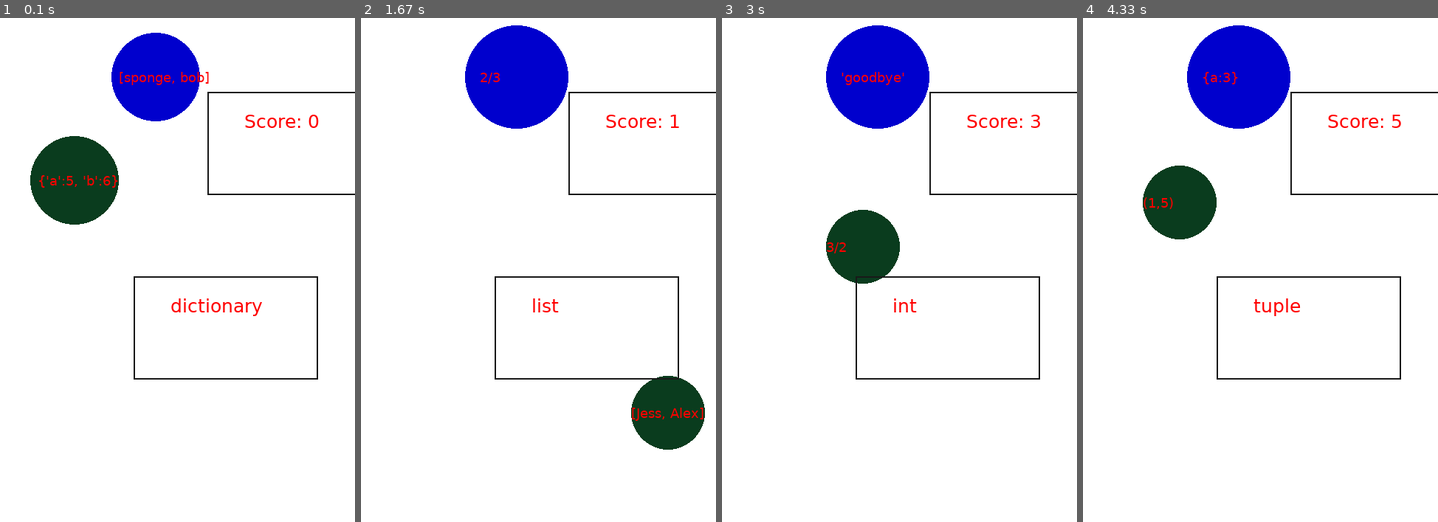
Above: before the commit, frames 1-4 (left to right).
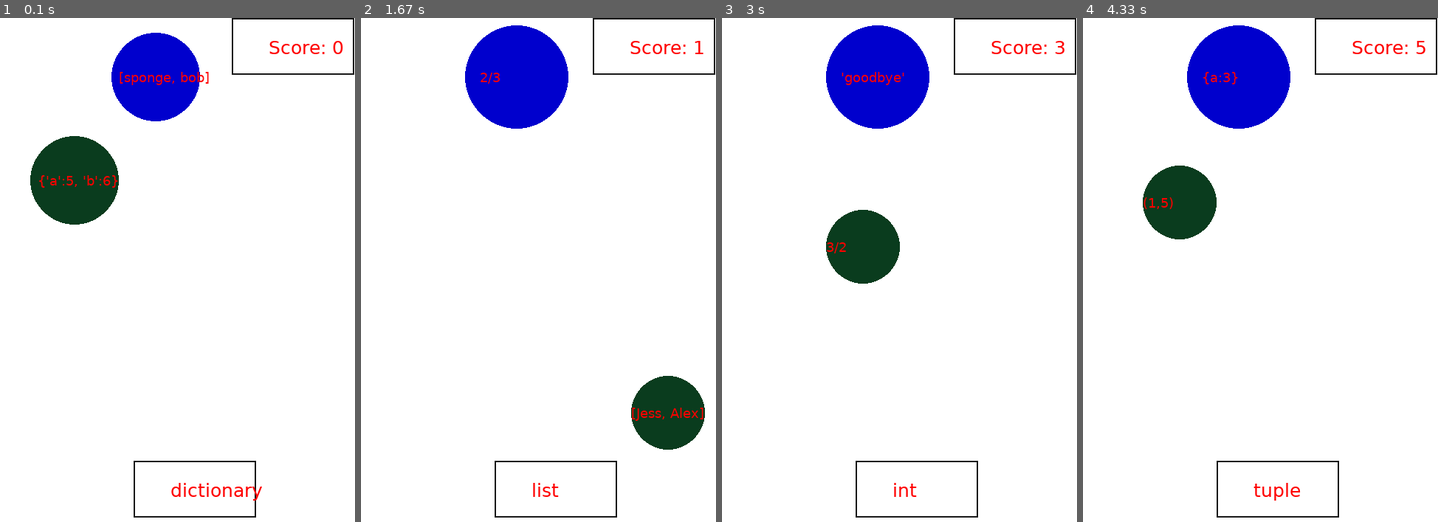
Above: after the commit, the same moments.

Repository: lagrassa/pyventure
Game: pygame game, started from LearnPython/data_types.py
Same seed, same stepped clock (60 frames per second), same inputs: the game is played once before the commit and once after it. The source is Python 2; it was converted automatically to run under Python 3.
Inputs (mouse positions are in pixels of both pictures, inside the frame that each line leads up to):
- Up to frame 1 (0.1 s): no input
- Up to frame 2 (1.67 s): click (531, 275) at 0.38 s; click (442, 280) at 0.72 s; click (574, 320) at 1.05 s
- Up to frame 3 (3 s): click "[Jess, Alex]" at 1.88 s; click (988, 355) at 2.22 s
- Up to frame 4 (4.33 s): click (1136, 209) at 3.38 s; click "'Hello'" at 4.22 s

The runs differ from the first frame. In frame 1, 2.3% of the frame differs, in the area x 37-100%, y 0-100%; in frame 2, 1.9%; in frame 3, 1.9%; in frame 4, 2.0%.

Commit message:
made the game look nicer

Diff:
--- a/LearnPython/data_types.py
+++ b/LearnPython/data_types.py
@@ -76,7 +76,7 @@
         self.y = y
         self.number = 0
     def draw_self(self):
-        self.rect = pygame.draw.rect(screen, (25,25,25), (self.x, self.y, screen_width/2.0, screen_height/5.0), 2)
+        self.rect = pygame.draw.rect(screen, (25,25,25), (self.x, self.y, screen_width/3.0, screen_height/9.0), 2)
     def addText(self):
         screen.blit(font.render(self.current_data_type, True, (255,0,0)), (self.x+50, self.y +25))
         pygame.display.update()
@@ -101,14 +101,15 @@
 wrong_bubble = Bubble(wrong_data, wrong_bubble_center, blue)
 movementAmount = 5
 data_type_displayer_x =200
-data_type_displayer_y =350
+data_type_displayer_y =600
 data_types= ["dictionary", "list", "float", "int", "string", "tuple"]
 data_type_displayer= Data_Displayer(data_type_displayer_x, data_type_displayer_y, data_types)
 
-score_display_x = 300
-score_display_y = 100
+score_display_x = (2/3.0)*screen_width
+score_display_y = 0
 score_displayer = Data_Displayer(score_display_x, score_display_y, None) #None is the last parameter because scores don't store data types
 ################### Main Game Loop ########################
+
 while True:
     for event in pygame.event.get():
         if event.type == pygame.QUIT:
